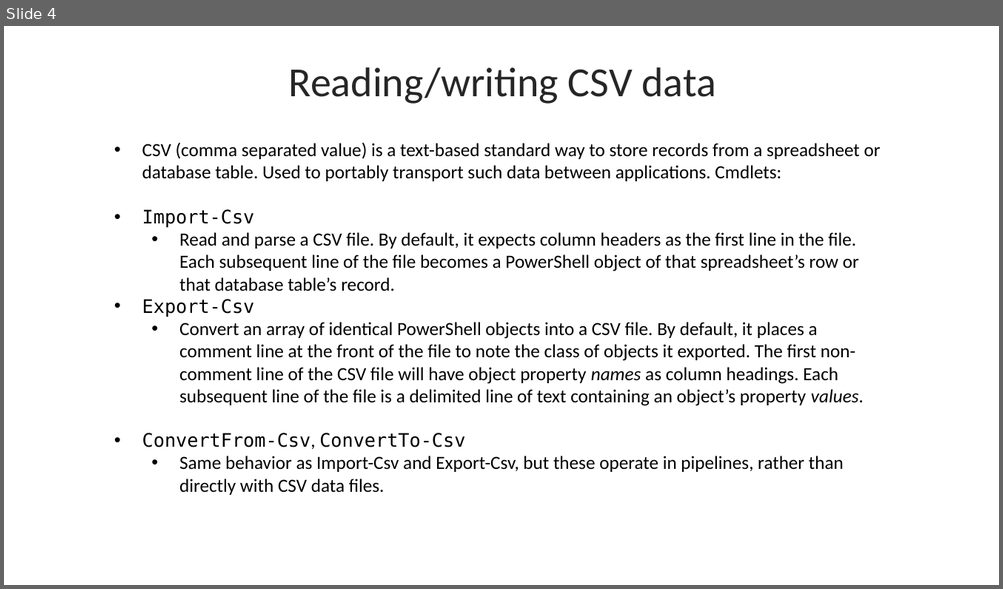
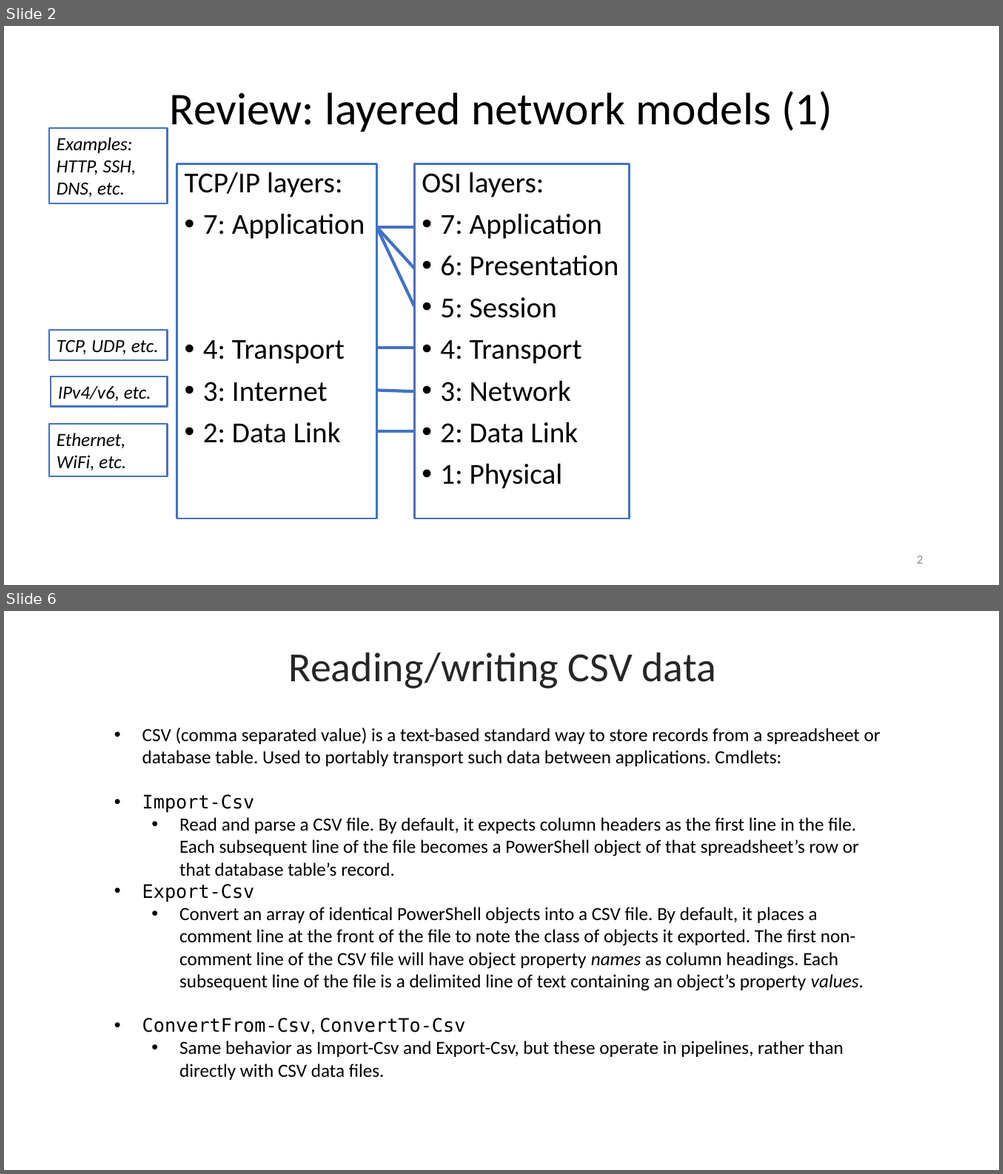
Before and after one commit to byui-cyber360/content, a slide deck: CYBER360-4.1-Text-CSV.pptx. Shown one above the other, each under a label of ours: slide 4 before the commit, slides 2 and 6 after it; the slides between them are not shown. The pictures are 1003x589 and 1003x1174 pixels, drawn with LibreOffice and Linux fonts; fonts in the diff are those of the drawing. Boxes give left, top, right and bottom in pixels: in the first picture for what was removed or moved away, otherwise in the second. Text is boxed around its words. In the diff, an @@ line names an element or a change of style, - is before the commit and + after.

```diff
--- a/CYBER360-4.1-Text-CSV.pptx
+++ b/CYBER360-4.1-Text-CSV.pptx
@@ slide 2 added at [4,26,999,585], background #FFFFFF @@
@@ title added at [170,91,831,132], 44 pt, text #000000 @@
+Review: layered network models (1)
@@ rectangle added at [50,128,168,204], outline #4472C4 1.5 pt, 18 pt, text #000000, italic @@
+Examples:
+HTTP, SSH,
+DNS, etc.
@@ rectangle added at [177,164,377,519], outline #4472C4 2 pt, 28 pt, text #000000 @@
+TCP/IP layers:
+• 7: Application
+• 4: Transport
+• 3: Internet
+• 2: Data Link
@@ rectangle added at [415,164,629,519], outline #4472C4 2 pt, 28 pt, text #000000 @@
+OSI layers:
+• 7: Application
+• 6: Presentation
+• 5: Session
+• 4: Transport
+• 3: Network
+• 2: Data Link
+• 1: Physical
@@ line added from (376, 227) to (415, 227), #4472C4 3 pt @@
@@ line added from (376, 227) to (415, 269), #4472C4 3 pt @@
@@ line added from (376, 227) to (415, 306), #4472C4 3 pt @@
@@ rectangle added at [50,330,168,360], outline #4472C4 1.5 pt, 18 pt, text #000000, italic @@
+TCP, UDP, etc.
@@ line added from (375, 348) to (415, 348), #4472C4 3 pt @@
@@ rectangle added at [51,377,167,406], outline #4472C4 1.5 pt, 18 pt, text #000000, italic @@
+IPv4/v6, etc.
@@ line added from (375, 391) to (415, 392), #4472C4 3 pt @@
@@ rectangle added at [50,424,168,477], outline #4472C4 1.5 pt, 18 pt, text #000000, italic @@
+Ethernet,
+WiFi, etc.
@@ line added from (375, 432) to (415, 432), #4472C4 3 pt @@
@@ page number added at [916,556,922,564], 12 pt, text #8C8C8C @@
+2
@@ what was slide 4 is now slide 6 @@
```
Also in this commit, not shown: 3 slides changed, 1 other slide added, 4 other files.
